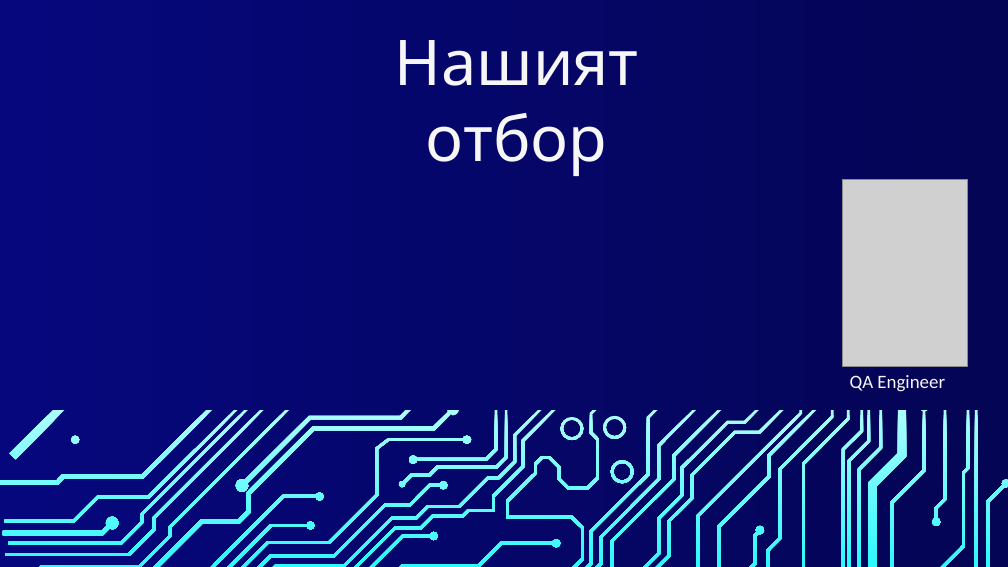
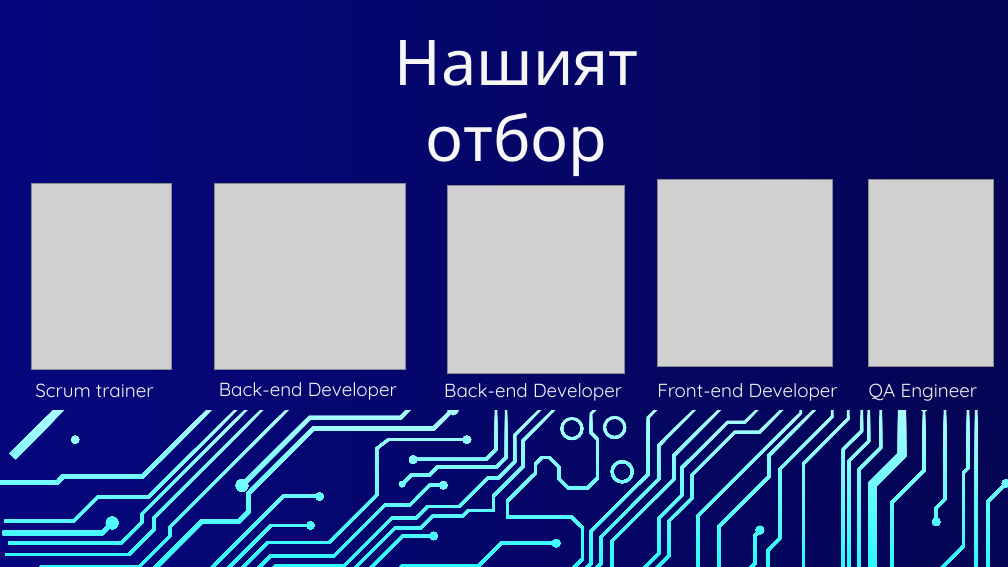
Before and after one commit to IYNazarenko19/Lightweight, a slide deck: slide 2 of Lightweight's presentation.pptx. Drawn at 1008x567 pixels with LibreOffice and Linux fonts; fonts in the diff are those of the drawing; grey boxes stand for pictures. Boxes give left, top, right and bottom in pixels: in the first picture for what was removed or moved away, otherwise in the second. Text is boxed around its words. In the diff, an @@ line names an element or a change of style, - is before the commit and + after.

Commit message:
Finish the presentation

```diff
--- a/Lightweight's presentation.pptx
+++ b/Lightweight's presentation.pptx
@@ picture added at (658, 179, 832, 367) @@
@@ picture: place and size @@
-picture at (842, 179, 968, 367)
+picture at (868, 179, 994, 367)
@@ picture added at (32, 184, 171, 370) @@
@@ picture added at (215, 184, 406, 370) @@
@@ picture added at (447, 185, 625, 374) @@
@@ text added at (35, 383, 154, 397), 18 pt, text #F6F6F6 @@
+Scrum trainer
@@ text added at (219, 382, 397, 400), 18 pt, text #F6F6F6 @@
+Back-end Developer
@@ text added at (444, 383, 622, 401), 18 pt, text #F6F6F6 @@
+Back-end Developer
@@ text added at (657, 383, 838, 401), 18 pt, text #F6F6F6 @@
+Front-end Developer
@@ text "QA Engineer": place and size @@
-text "QA Engineer" at (850, 375, 945, 392)
+text "QA Engineer" at (869, 383, 978, 401)
@@ text "QA Engineer" at (869, 383, 978, 401): font Calibri to Quicksand @@
```
Also in this commit, not shown: 1 other slide changed.
